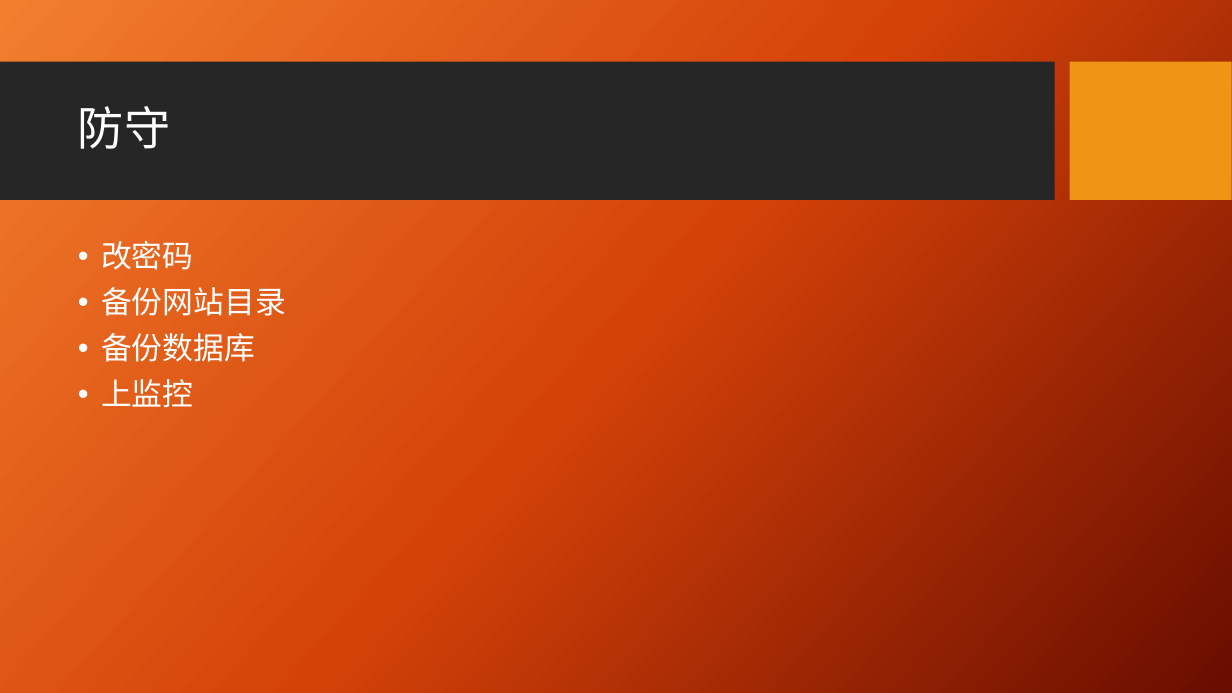
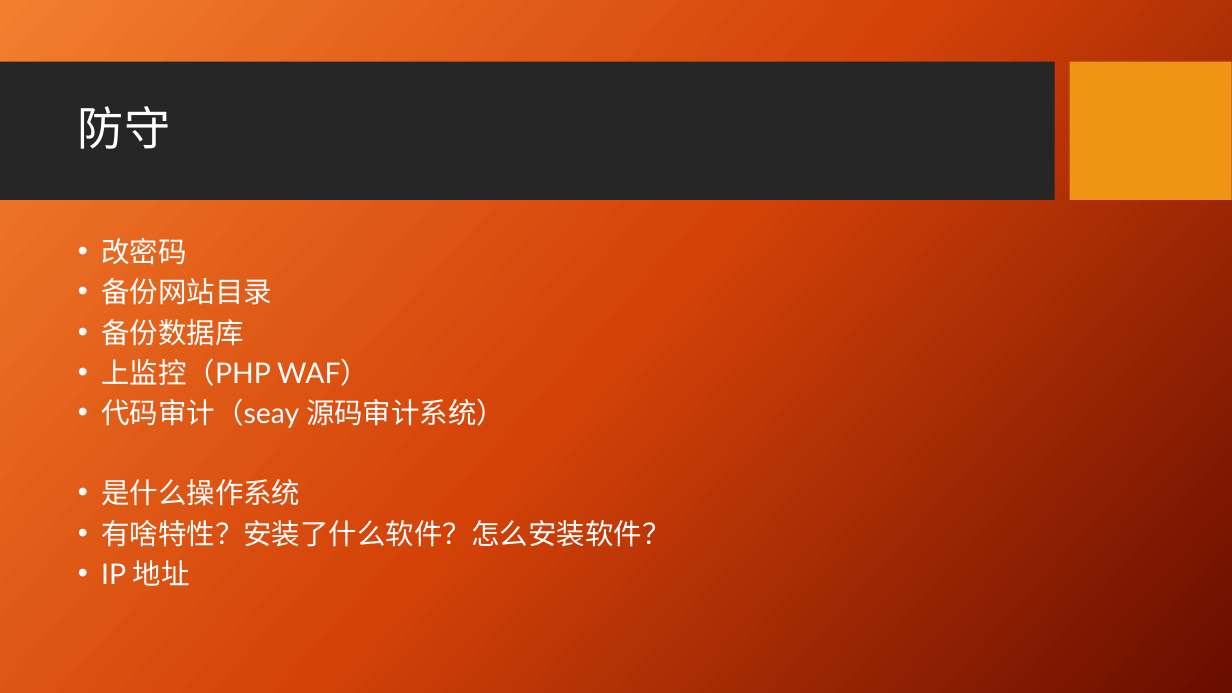
Before and after one commit to zzfly256/CTF-AWD-demo, a slide deck: slide 12 of CTF AWD.pptx (slide 4 before the commit). Drawn at 1232x693 pixels with LibreOffice and Linux fonts; fonts in the diff are those of the drawing; background and template pictures are left out. Boxes give left, top, right and bottom in pixels: in the first picture for what was removed or moved away, otherwise in the second. Text is boxed around its words. In the diff, an @@ line names an element or a change of style, - is before the commit and + after.

```diff
--- a/CTF AWD.pptx
+++ b/CTF AWD.pptx
@@ text at (x1=101, y1=238, x2=272, y2=346): size 24 to 22.2 pt in "改密码", "备份网站目录", "备份数据库"; line spacing 0.9 to 0.8 @@
@@ text at (x1=101, y1=359, x2=671, y2=586): text changed; size 24 to 22.2 pt @@
-• 上监控
+• 上监控（PHP WAF）
+• 代码审计（seay 源码审计系统）
+• 是什么操作系统
+• 有啥特性？安装了什么软件？怎么安装软件？
+• IP 地址
```
Also in this commit, not shown: 2 other slides changed, 10 slides added, 23 other files.
